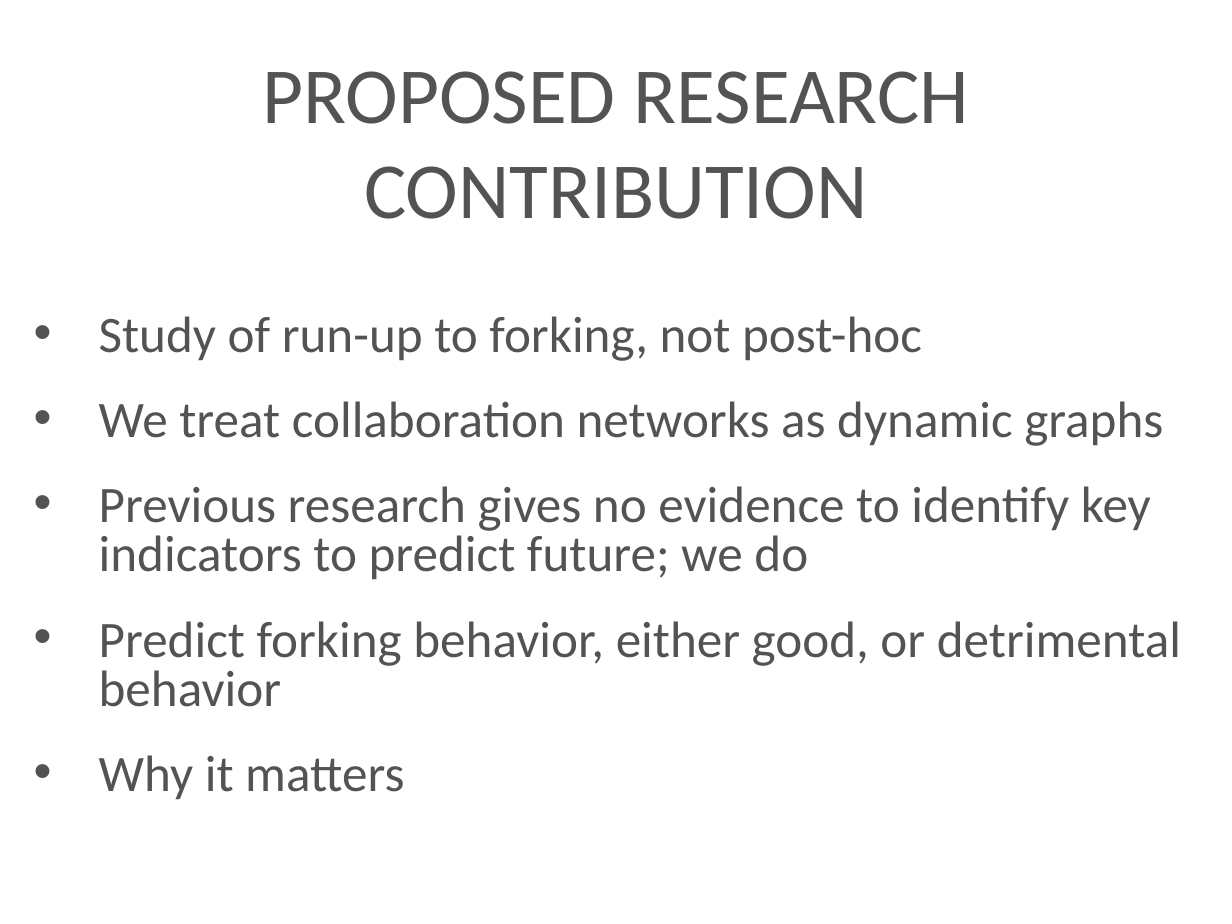
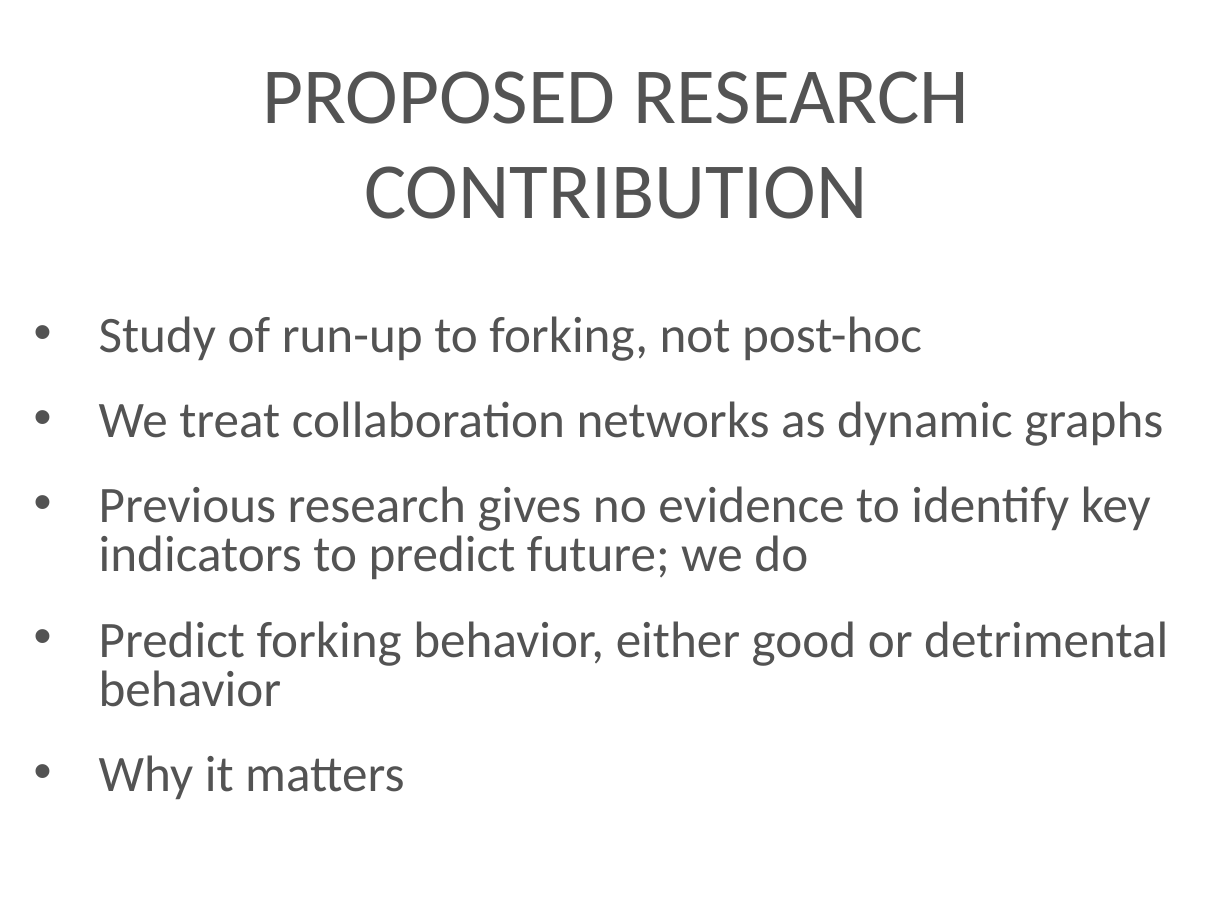
Before and after one commit to azarbakht/prelim_slides, a slide deck: slide 8 of Prelim_Slides_Amir.ppt. Drawn at 1232x924 pixels with LibreOffice and Linux fonts; fonts in the diff are those of the drawing; background and template pictures are left out. Boxes give left, top, right and bottom in pixels: in the first picture for what was removed or moved away, otherwise in the second. Text is boxed around its words. In the diff, an @@ line names an element or a change of style, - is before the commit and + after.

```diff
--- a/Prelim_Slides_Amir.ppt
+++ b/Prelim_Slides_Amir.ppt
@@ text at (99, 621, 1168, 707): text changed @@
-• Predict forking behavior, either good, or detrimental behavior
+• Predict forking behavior, either good or detrimental behavior
```
Also in this commit, not shown: 8 other slides changed, 1 other file.
